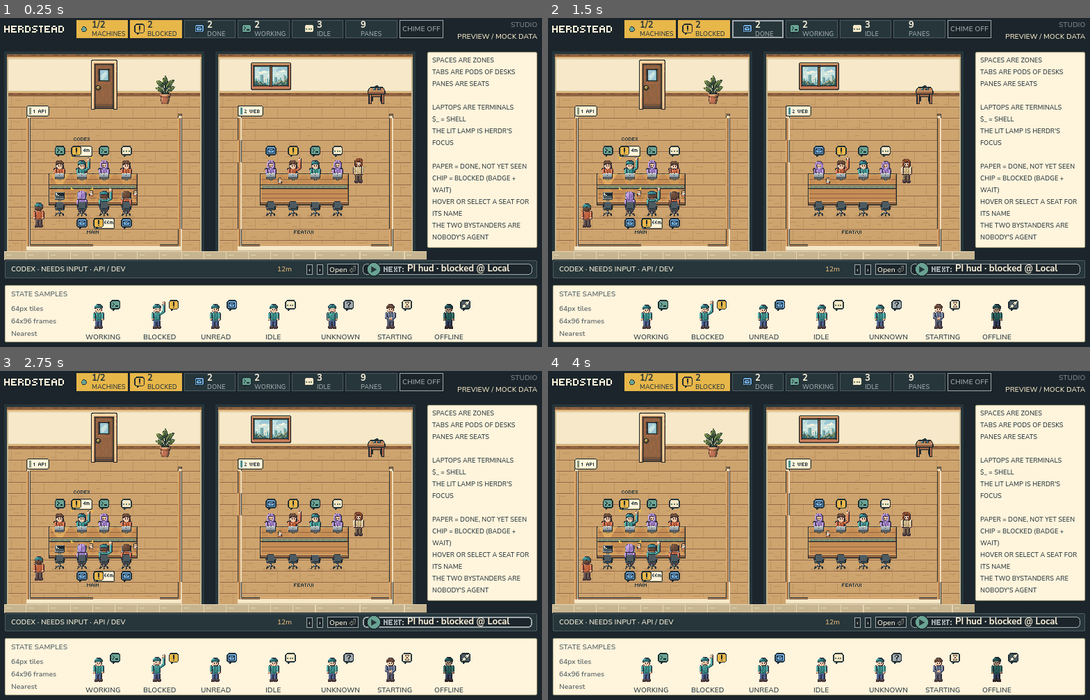
Above: before the commit, frames 1-4 (two rows, left to right).
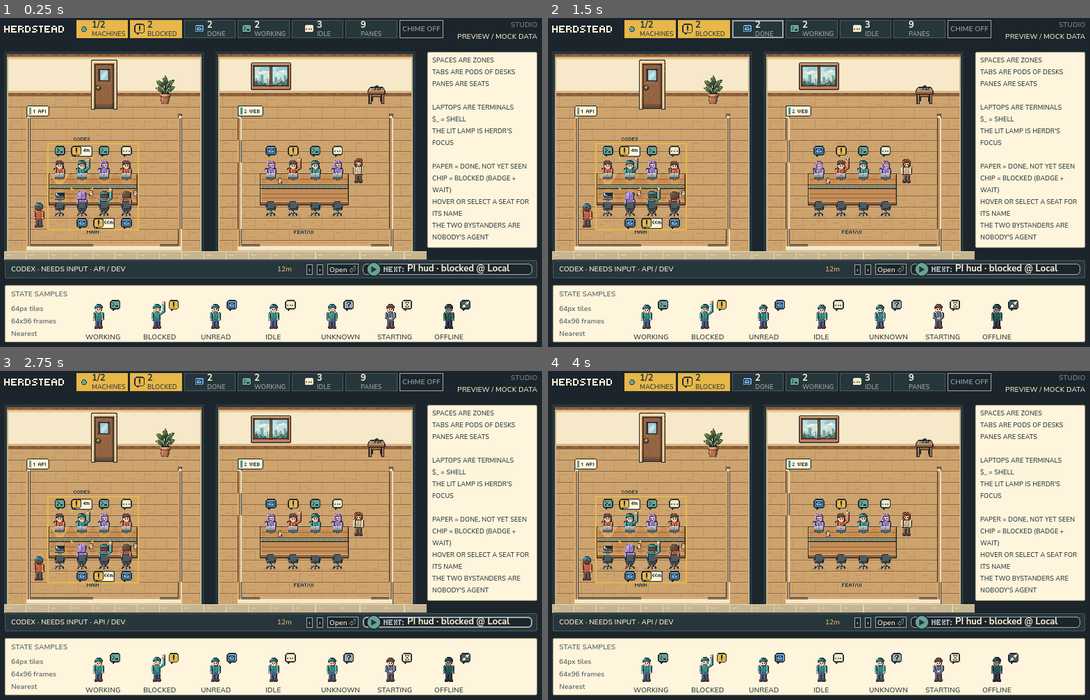
Above: after the commit, the same moments.

Repository: herdstead/herdstead
Game: Godot game, scene res://scenes/preview.tscn
The game is run twice, just before and just after one commit, with the same random seed, the same clock (stepped at 60 frames per second) and the same inputs. This scene is started directly instead of the project's main scene.
Inputs (mouse positions are in pixels of both pictures, inside the frame that each line leads up to):
- Up to frame 1 (0.25 s): no input
- Up to frame 2 (1.5 s): click (759, 27) at 0.5 s; click (759, 27) at 1.25 s
- Up to frame 3 (2.75 s): click (449, 621) at 2 s
- Up to frame 4 (4 s): click (997, 621) at 2.75 s; click (650, 380) at 3.5 s

The runs differ from the first frame. In frame 1, 0.3% of the frame differs, in the area x 8-26%, y 37-65%; in frame 2, 0.3%; in frame 3, 0.3%; in frame 4, 0.3%.
Error before the commit: Invalid access to property or key 'leg_short' on a base object of type 'Dictionary[StringName, ArtSprite]'. (res://scripts/world/table.gd:283)

Commit message:
world: the pod stands on no legs
With the near row at the desk (fd68d74) the two short end legs stood
wholly behind the end chairs and were never drawn in sight; a sprite
nobody can see is two nodes per pod for nothing. The table lays only the
brackets under the apron; ArtContract.TABLE_MODULES, the builder's pod
set (18 -> 17 images, POD_MODULES 8 -> 7) and the docs follow.
OfficeDeskView.node_budget() charges 24 fixed nodes instead of 26, so the
pinned budget arithmetic in the layout and map suites moves by two per
pod (boundaries 474, 35548; 28,448 / 18,626 / 32,850; the same cases pass
and fail as before).

Cases: counts unchanged or up.
- OFFICE GEOMETRY: test_the_short_legs_hide_behind_the_end_chairs becomes
  test_the_pod_stands_on_no_legs (nothing under the apron but one bracket a
  column, no leg module in the pack or the contract, the budget 24); the leg
  assertions of test_thin_front_joins_supports_without_moving_the_floor
  become "every support is a bracket, one a column". 29 cases.
- tools/test_table_assets.py: test_the_short_leg_ends_on_row_6_attached_
  and_tapered becomes test_the_pod_has_no_leg (no template or shipped tree
  draws one), plus test_a_source_that_still_declares_the_retired_leg_is_
  refused. 22 -> 23 tests; the manifest-size mutation now bends screen_mid.

Co-Authored-By: Claude Fable 5.1 <noreply@anthropic.com>
Claude-Session: https://claude.ai/code/session_016mrdXLADHX7JjGhpPd6cuB

Diff:
--- a/scripts/art/art_contract.gd
+++ b/scripts/art/art_contract.gd
@@ -206,7 +206,6 @@
 	&"screen_left",
 	&"screen_mid",
 	&"screen_right",
-	&"leg_short",
 	&"bracket",
 ]
 const FURNITURE_CHAIR := &"chair"
--- a/scripts/world/office_desk_view.gd
+++ b/scripts/world/office_desk_view.gd
@@ -21,9 +21,10 @@
 ## Node upper bound for a measured pod and everything this view owns, even
 ## when every retained slot gains a person. Measured on the dressed prefabs
 ## (the geometry suite's count, test_desk_node_budget_bounds_real_prefabs_and_retained_empty_slots,
-## at 2, 4, 18 and 250 columns: 168, 310, 1304 and 17776 nodes with everybody
-## seated): 26 fixed nodes (21 of the pod: its body, 12 holders, the footprint,
-## the overlay, the frame and its 4 bars, and the 2 short legs; 5 of the
+## at 2, 4, 18 and 250 columns: 166, 308, 1302 and 17774 nodes with everybody
+## seated, two fewer than when the pod had its two short legs): 24 fixed nodes
+## (19 of the pod: its body, 12 holders, the footprint, the overlay, the frame
+## and its 4 bars; 5 of the
 ## background: itself, the lens's wash, the contact holder, the tab label, and
 ## the row-wall sign's, spare since lane B2a took the sign off: the counts above
 ## were taken with it) and 71 per column (20 of the pod's: a desk, an apron and a screen
@@ -35,7 +36,7 @@
 ## contract. This bounds the settled live group, not temporary queue_free
 ## replacements.
 static func node_budget(capacity: int) -> int:
-	return 26 + 71 * capacity
+	return 24 + 71 * capacity
 
 
 func setup(drawing: OfficeDraw, ground: Node2D, sorted: Node2D, tab_key: String) -> void:
--- a/scripts/world/table.gd
+++ b/scripts/world/table.gd
@@ -103,12 +103,10 @@
 ## near approach row), and one passage cell right of the pod.
 const FAR_RESERVE := 80
 const NEAR_RESERVE := 64
-## The two short legs stand behind the end columns' near chairs (x 16 and
-## w - 16), which hide them, somebody in the chair or not: LEG_DROP hangs their
-## mount under the apron, and their foot ends at pod y 5, behind the chair's
-## solid back (opaque across the leg down to 5.5; below that only its gas lift
-## and base). A bracket hangs under each desk.
-const LEG_DROP := -2
+## A bracket hangs under each desk. The pod has no legs: its two short end legs
+## were retired once the near chairs, pushed in under the desk, hid them at
+## every column, somebody in the chair or not; the apron and the brackets are
+## the near edge's whole drawing.
 const BRACKET_DROP := -11
 const SIDES := ["far", "near"]
 ## A done seat's stack of paper (ArtContract.PROP_DONE_STACK_SMALL, 6 wide and
@@ -279,10 +277,6 @@
 		_module($Surface, StringName(grain), Vector2(index * MODULE, far))
 		_module($Apron, StringName("apron_" + end), Vector2(index * MODULE, APRON_DROP))
 		_module($Divider, StringName("screen_" + end), Vector2(index * MODULE, far + SCREEN_TOP))
-	# Centred on the end columns by the module's own width (units).
-	var leg_width := float(art.table.modules[&"leg_short"].size.x)
-	for leg_x: float in [columns[0], columns[columns.size() - 1]]:
-		_module($Supports, &"leg_short", Vector2(leg_x - leg_width / 2.0, LEG_DROP))
 	for x in columns:
 		_module($Supports, &"bracket", Vector2(x - 6, BRACKET_DROP))
 	# The frame stands FRAME_OUTSIDE outside the stationary drawing, so its bars
--- a/tools/test_office_geometry.gd
+++ b/tools/test_office_geometry.gd
@@ -123,20 +123,16 @@
 		var apron := child as Sprite2D
 		_eq(apron.position.y, -5.0, "apron directly follows the painted surface")
 		_eq(apron.position.y + apron.get_rect().size.y * apron.scale.y, -2.0, "thin front ends at -2")
-	# Two short legs, one behind each end column's near chair (which hides it,
-	# somebody in it or not), their foot behind the chair's solid back.
+	# No legs: the supports are one bracket under each desk and nothing else.
 	_check(table.resize(4), "a pod with middle columns")
-	var legs: Array[float] = []
+	var brackets: Array[float] = []
 	for child in table.get_node("Supports").get_children():
 		var support := child as Sprite2D
-		if support.texture != art.table.module_texture(&"leg_short"):
-			continue
-		var painted := support.texture.get_image().get_used_rect()
-		legs.append(support.position.x + painted.get_center().x * support.scale.x)
-		_eq(support.position.y, -2.0, "leg meets apron without a gap")
-		_eq(support.position.y + painted.end.y * support.scale.y, 5.0, "its foot ends at pod y 5")
-	legs.sort()
-	_eq(legs, [table.columns[0], table.columns[3]], "the two legs are centred under the end columns")
+		_eq(support.texture, art.table.module_texture(&"bracket"), "every support is a bracket")
+		brackets.append(support.position.x + 6.0)
+		_eq(support.position.y, -11.0, "hung under the apron")
+	brackets.sort()
+	_eq(brackets, table.columns, "one bracket under each column")
 	for index in table.columns.size():
 		for point in table.task_light(index, "near").polygon:
 			_check(point.y <= -8.0, "near light stops on the working top, not below the thin edge")
@@ -1337,51 +1333,21 @@
 		station.free()
 
 
-## The two short legs stand behind the end columns' near chairs: from the
-## chair's top row down, every texel a leg draws is behind a texel of that
-## chair, vacant or with somebody in it, so no foot shows beside the gas lift
-## or below the base; and the leg ends above the chair's own foot.
-func test_the_short_legs_hide_behind_the_end_chairs() -> void:
+## The pod stands on no legs: its two short end legs were retired once the
+## near chairs, pushed in under the desk, hid them at every column, somebody
+## in the chair or not. Nothing under the apron but the brackets, no module of
+## the table family named for a leg, and the fixed node cost two lower.
+func test_the_pod_stands_on_no_legs() -> void:
 	var table := _table()
 	_check(table.resize(4), "a pod with middle columns")
-	var to_pod := table.global_transform.affine_inverse()
-	var seen: Array[int] = []
+	_eq(table.get_node("Supports").get_child_count(), 4, "one bracket a column, nothing else")
 	for child in table.get_node("Supports").get_children():
-		var leg := child as Sprite2D
-		if leg.texture != art.table.module_texture(&"leg_short"):
-			continue
-		var centre := leg.position.x + leg.texture.get_size().x * leg.scale.x / 2.0
-		var column := table.columns.find(centre)
-		seen.append(column)
-		var drawn := _texels(leg, to_pod)
-		_check(not drawn.is_empty(), "column %d: the leg is drawn" % column)
-		var station := pen.station(sorted, table, column, "near")
-		for occupied: bool in [false, true]:
-			if occupied:
-				station.furnish("claude", ArtContract.STATE_WORKING)
-			else:
-				station.vacate()
-			var where := "column %d, %s" % [column, "occupied" if occupied else "vacant"]
-			var chair := _chair_texels(station, to_pod)
-			var chair_top := 1 << 20
-			var chair_foot := -(1 << 20)
-			for texel: Vector2i in chair:
-				chair_top = mini(chair_top, texel.y)
-				chair_foot = maxi(chair_foot, texel.y)
-			var bare := 0
-			var leg_foot := -(1 << 20)
-			for texel: Vector2i in drawn:
-				leg_foot = maxi(leg_foot, texel.y)
-				if texel.y >= chair_top and not chair.has(texel):
-					bare += 1
-			_eq(bare, 0, "%s: no texel of the leg shows beside or below the chair" % where)
-			_check(
-				leg_foot <= chair_foot,
-				"%s: the leg's foot (%s) is not below the chair's (%s)" % [where, leg_foot / 2.0, chair_foot / 2.0]
-			)
-		station.free()
-	seen.sort()
-	_eq(seen, [0, 3], "one leg under each end column, none between")
+		var support := child as Sprite2D
+		_eq(support.texture, art.table.module_texture(&"bracket"), "a bracket")
+	for module: StringName in art.table.modules:
+		_check(not String(module).begins_with("leg"), "no leg module in the pack: %s" % module)
+	_check(not ArtContract.TABLE_MODULES.has(&"leg_short"), "none in the contract")
+	_eq(OfficeDeskView.node_budget(0), 24, "24 fixed nodes, two fewer than with the legs")
 
 
 ## A near done seat's paper stays in sight now that the sitter leans over the
--- a/tools/test_office_layout.gd
+++ b/tools/test_office_layout.gd
@@ -755,16 +755,16 @@
 
 
 func test_desk_node_budget_boundary_includes_fixed_cost_and_both_sides() -> void:
-	# One empty two-column pod (168) plus a four-column pod (310): 26 fixed
+	# One empty two-column pod (166) plus a four-column pod (308): 24 fixed
 	# (the lens's wash among them) and 71 a column (a chip at each seat, a
 	# stack of paper each, the lens line), as the geometry suite counts them.
 	# Expected costs are independent of the implementation's accounting helper.
 	var model := _floor([_room("empty"), _room("full", 8)])
-	for limit: int in [477, 478, 479]:
+	for limit: int in [473, 474, 475]:
 		var rules := FloorLayoutPolicy.new()
 		rules.max_desk_nodes = limit
 		var result := OfficeFloorLayout.plan(MapModel.of(model), null, rules)
-		_eq(result.plan != null, limit >= 478, "exact boundary is inclusive")
+		_eq(result.plan != null, limit >= 474, "exact boundary is inclusive")
 		if result.plan != null:
 			_eq(result.plan.desk("empty").capacity, 2, "empty table reserves both pairs of seats")
 			_eq(result.plan.desk("full").capacity, 4, "occupied table has four columns, not eight")
@@ -782,8 +782,8 @@
 
 func test_repeated_migrations_retain_seats_until_cumulative_budget_is_full() -> void:
 	var rules := FloorLayoutPolicy.new()
-	# An eight-column pod costs 26 + 71 * 8 = 594: four fit (2376), five
-	# (2970) do not.
+	# An eight-column pod costs 24 + 71 * 8 = 592: four fit (2368), five
+	# (2960) do not.
 	rules.max_desk_nodes = 2800
 	var model := _floor([])
 	var panes := _room("traveller", 16).panes
@@ -797,12 +797,12 @@
 		var result := OfficeFloorLayout.plan(MapModel.of(model), previous, rules)
 		_eq(model.pane_count(), 16, "every step carries the same sixteen panes")
 		if step == 4:
-			_check(result.plan == null, "five retained eight-column pods cost 2970, not 2800")
+			_check(result.plan == null, "five retained eight-column pods cost 2960, not 2800")
 			_eq(result.problems, PackedStringArray(["map exceeds desk node budget"]), "cumulative refusal")
 			_eq(previous.desks.size(), 4, "failed addition never mutates previous table membership")
 			_check(previous.seat(panes[0].key) != null, "previous pane binding survives rejection")
 			continue
-		_eq(result.problems, PackedStringArray(), "four pods cost 2376 and fit")
+		_eq(result.problems, PackedStringArray(), "four pods cost 2368 and fit")
 		_check(result.plan != null, "migration within budget succeeds")
 		if result.plan == null:
 			return
@@ -829,13 +829,13 @@
 	var signature := empty.geometry_signature()
 	_eq(empty.desks[0].seats.size() + empty.desks[1].seats.size(), 0, "no current panes remain")
 	_eq(empty.desks[0].capacity + empty.desks[1].capacity, 500, "1000 empty slots still exist")
-	# Two 250-column pods: 2 * (26 + 71 * 250).
-	for limit: int in [35551, 35552, 35553]:
+	# Two 250-column pods: 2 * (24 + 71 * 250).
+	for limit: int in [35547, 35548, 35549]:
 		rules.max_desk_nodes = limit
-		_eq(OfficeFloorLayout.validate(empty, rules).is_empty(), limit >= 35552, "old allocation boundary")
+		_eq(OfficeFloorLayout.validate(empty, rules).is_empty(), limit >= 35548, "old allocation boundary")
 		_eq(
 			OfficeFloorLayout.plan(MapModel.of(model), empty, rules).plan != null,
-			limit >= 35552,
+			limit >= 35548,
 			"old input uses same budget"
 		)
 	_eq(empty.geometry_signature(), signature, "budget changes neither shrink nor reflow previous desks")
--- a/tools/test_office_map.gd
+++ b/tools/test_office_map.gd
@@ -671,9 +671,9 @@
 
 
 ## The desk node budget is charged on the composed map: two zones of a
-## 200-column pod cost 28,452 nodes of 32,768 (26 + 71 a column); the first
-## growing to 262 columns (18,628) fits on its own but not with the second's
-## 14,226 (32,854 in all), so the whole map fails, the previous one stays, and
+## 200-column pod cost 28,448 nodes of 32,768 (24 + 71 a column); the first
+## growing to 262 columns (18,626) fits on its own but not with the second's
+## 14,224 (32,850 in all), so the whole map fails, the previous one stays, and
 ## the zone the total ran out at is named. (Codex's numbers, 31,666 and 32,930
 ## at 216 columns, were the long tables' 33 + 79 a column.)
 func test_the_budget_is_charged_on_the_composed_map() -> void:
@@ -684,12 +684,12 @@
 	if plan == null:
 		return
 	_eq([plan.desk("a").capacity, plan.desk("b").capacity], [200, 200], "200 columns each")
-	_eq(OfficeDeskView.node_budget(200) * 2, 28452, "28,452 nodes")
-	_eq(OfficeDeskView.node_budget(262), 18628, "the grown first zone alone: 18,628")
+	_eq(OfficeDeskView.node_budget(200) * 2, 28448, "28,448 nodes")
+	_eq(OfficeDeskView.node_budget(262), 18626, "the grown first zone alone: 18,626")
 	_eq(
 		OfficeDeskView.node_budget(262) + OfficeDeskView.node_budget(200),
-		32854,
-		"a grown first zone and the second: 32,854"
+		32850,
+		"a grown first zone and the second: 32,850"
 	)
 	var grown: Array[ZoneModel] = [_zoned("machine/1", 1, [_room("a", 524)]), _zoned("machine/2", 2, [_room("b", 400)])]
 	_eq(
Not shown, changed: docs/ARTIST_BRIEF.md
Not shown, changed: docs/ASSET_SPEC.md
Not shown, changed: docs/VISUAL_LANGUAGE.md
Not shown, changed: docs/WORLD_MODEL.md
Not shown, changed: tools/build_table_assets.py
Not shown, changed: tools/test_assets.py
Not shown, changed: tools/test_table_assets.py
